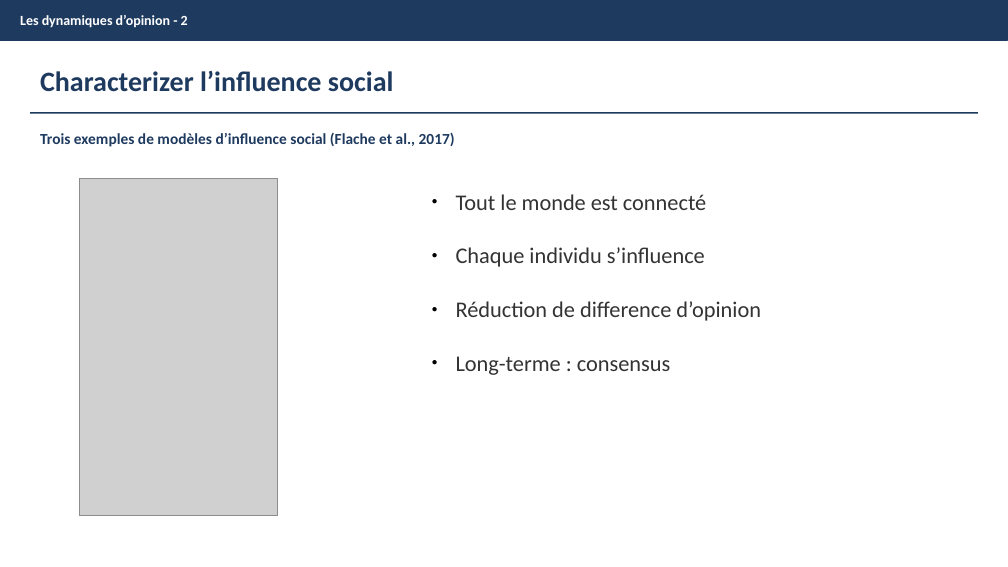
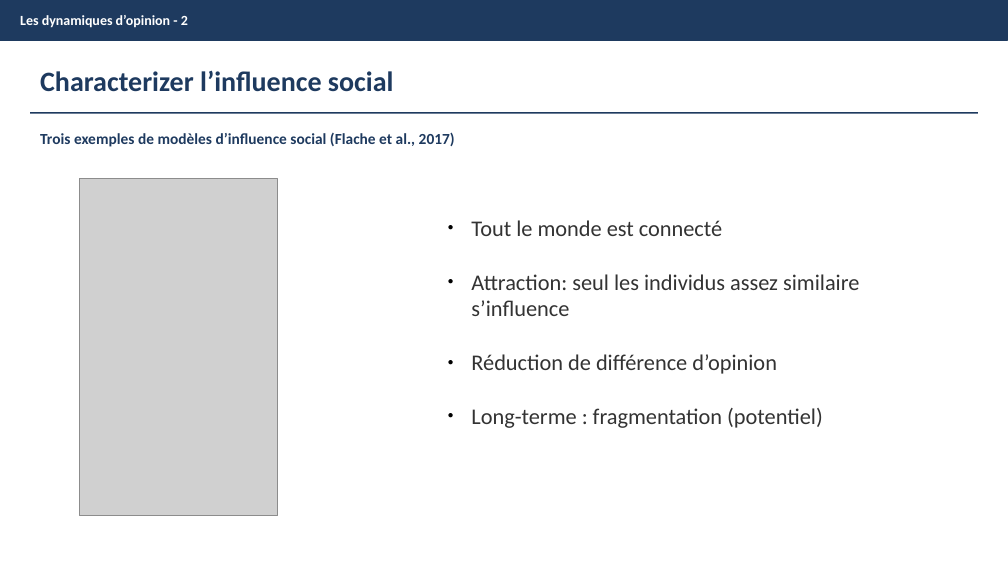
Before and after one commit to NomNom-tk/AGROPT-MODEL, a slide deck: slide 6 of Pres-Journees_Scientif.pptx. Drawn at 1008x567 pixels with LibreOffice and Linux fonts; fonts in the diff are those of the drawing; grey boxes stand for pictures. Boxes give left, top, right and bottom in pixels: in the first picture for what was removed or moved away, otherwise in the second. Text is boxed around its words. In the diff, an @@ line names an element or a change of style, - is before the commit and + after.

```diff
--- a/Pres-Journees_Scientif.pptx
+++ b/Pres-Journees_Scientif.pptx
@@ text "Tout le monde est connecté": place and size @@
-text "Tout le monde est connecté" at bbox=[456, 194, 761, 375]
+text "Tout le monde est connecté" at bbox=[471, 220, 859, 428]
@@ text at bbox=[471, 274, 859, 428]: text changed @@
-● Chaque individu s’influence
-● Réduction de difference d’opinion
-● Long-terme : consensus
+● Attraction: seul les individus assez similaire s’influence
+● Réduction de différence d’opinion
+● Long-terme : fragmentation (potentiel)
```
Also in this commit, not shown: 11 other slides changed, 4 slides added, 2 slides removed.
